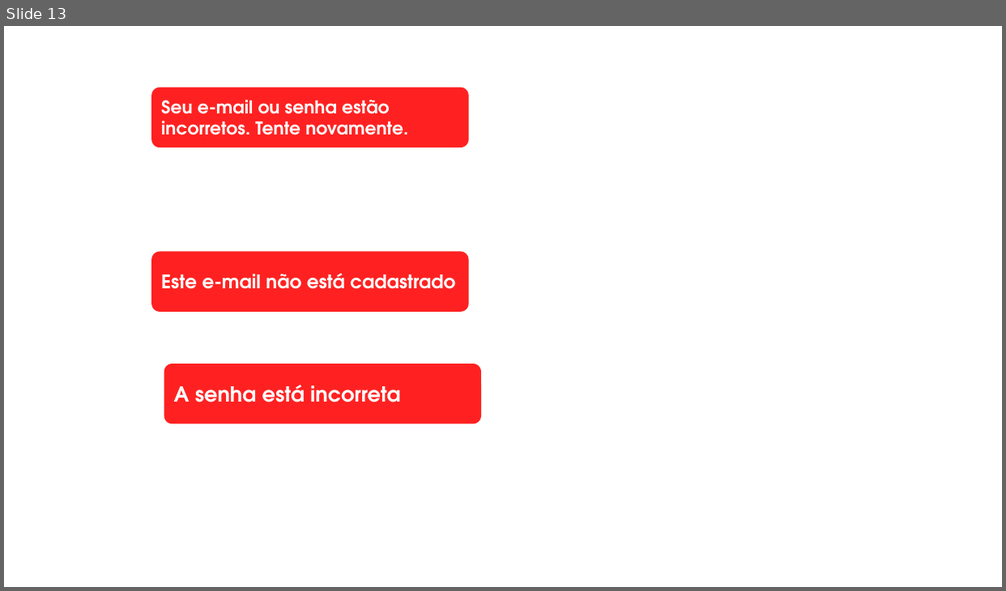
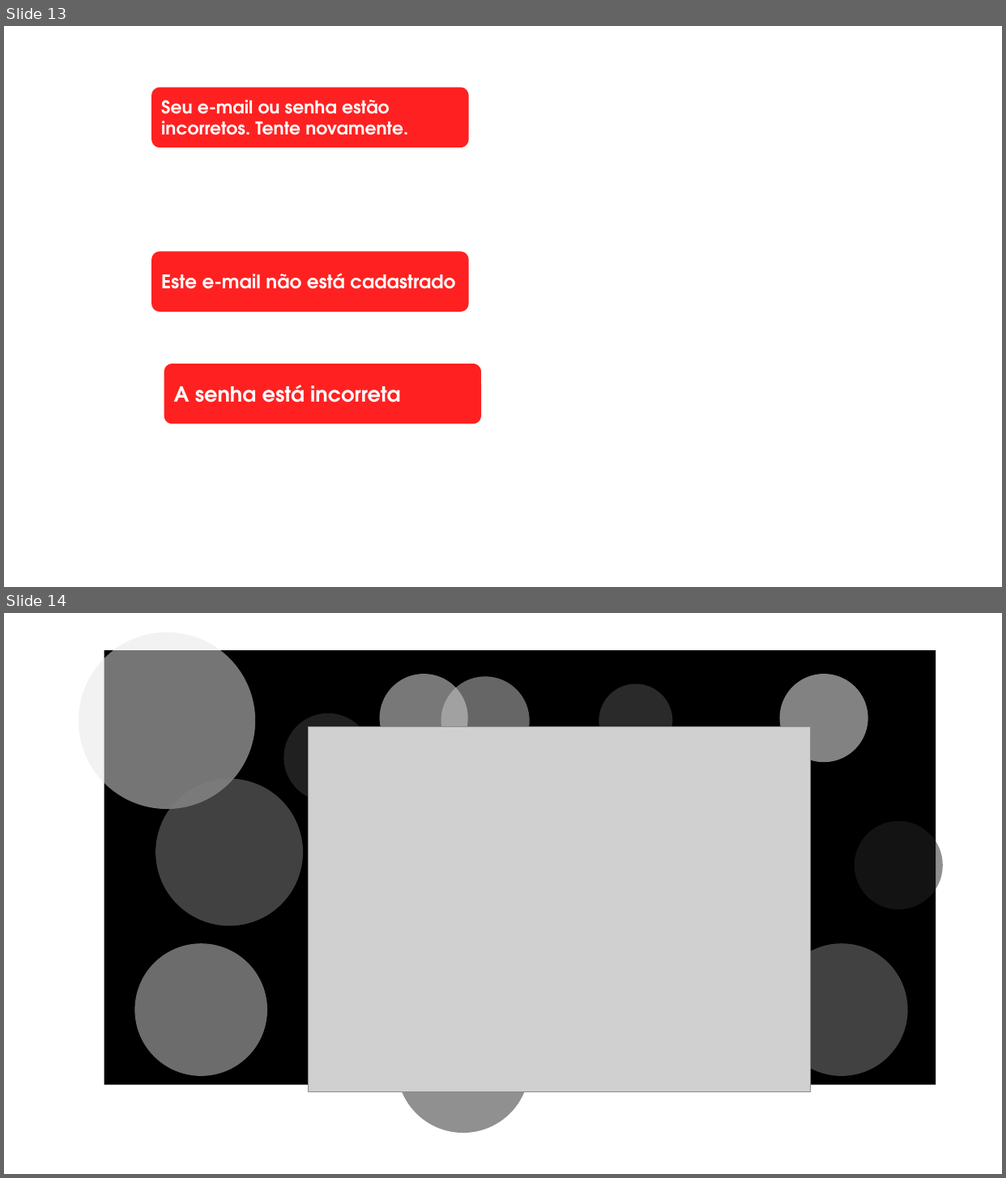
Before and after one commit to ArianeBarros/Projeto-Inova, a slide deck: Imagens/fundinho.pptx. Shown one above the other, each under a label of ours: slide 13 before the commit, slides 13 and 14 after it. The pictures are 1006x591 and 1006x1178 pixels, drawn with LibreOffice and Linux fonts; fonts in the diff are those of the drawing; grey boxes stand for pictures. Boxes give left, top, right and bottom in pixels: in the first picture for what was removed or moved away, otherwise in the second. Text is boxed around its words. In the diff, an @@ line names an element or a change of style, - is before the commit and + after.

```diff
--- a/Imagens/fundinho.pptx
+++ b/Imagens/fundinho.pptx
@@ slide 14 added at [4, 613, 1002, 1174], background #FFFFFF @@
@@ ellipse added at [79, 632, 256, 809], fill #E7E6E6 at 51% opacity @@
@@ rectangle added at [104, 650, 936, 1085], fill #000000 @@
@@ ellipse added at [380, 674, 468, 762], fill #EDEDED at 51% opacity @@
@@ ellipse added at [441, 677, 530, 765], fill #C9C9C9 at 51% opacity @@
@@ ellipse added at [599, 684, 672, 757], fill #525252 at 51% opacity @@
@@ ellipse added at [780, 674, 868, 762], fill #FFFFFF at 51% opacity @@
@@ ellipse added at [284, 713, 373, 802], fill #404040 at 51% opacity @@
@@ picture added at [309, 726, 811, 1093] @@
@@ ellipse added at [156, 778, 304, 926], fill #808080 at 51% opacity @@
@@ ellipse added at [854, 821, 943, 909], fill #262626 at 51% opacity @@
@@ ellipse added at [135, 944, 267, 1076], fill #D9D9D9 at 50% opacity @@
@@ ellipse added at [775, 944, 908, 1076], fill #808080 at 51% opacity @@
@@ ellipse added at [397, 1001, 530, 1133], fill #262626 at 51% opacity @@
```
Also in this commit, not shown: 4 other slides added, 12 other files.
